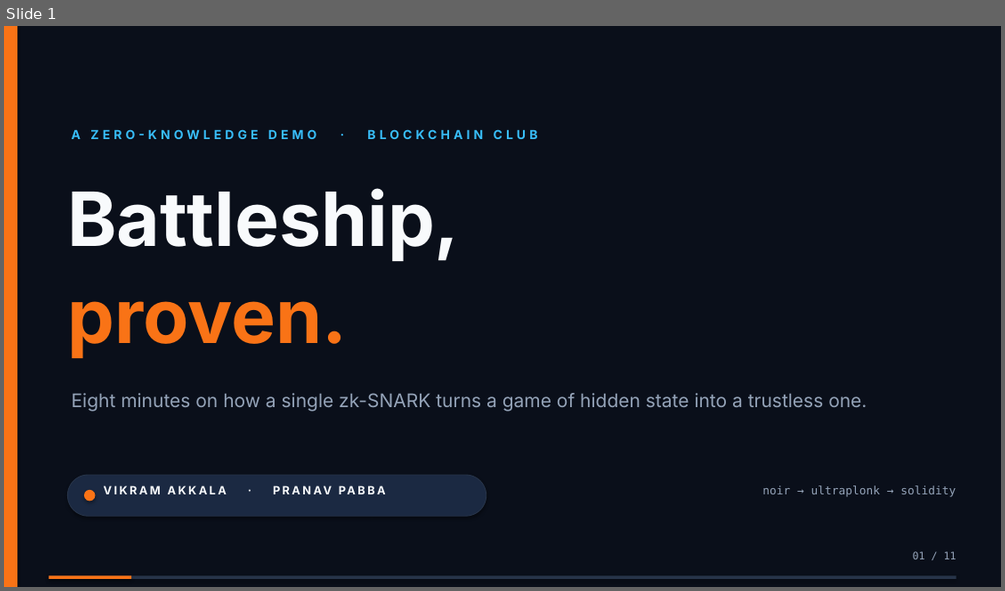
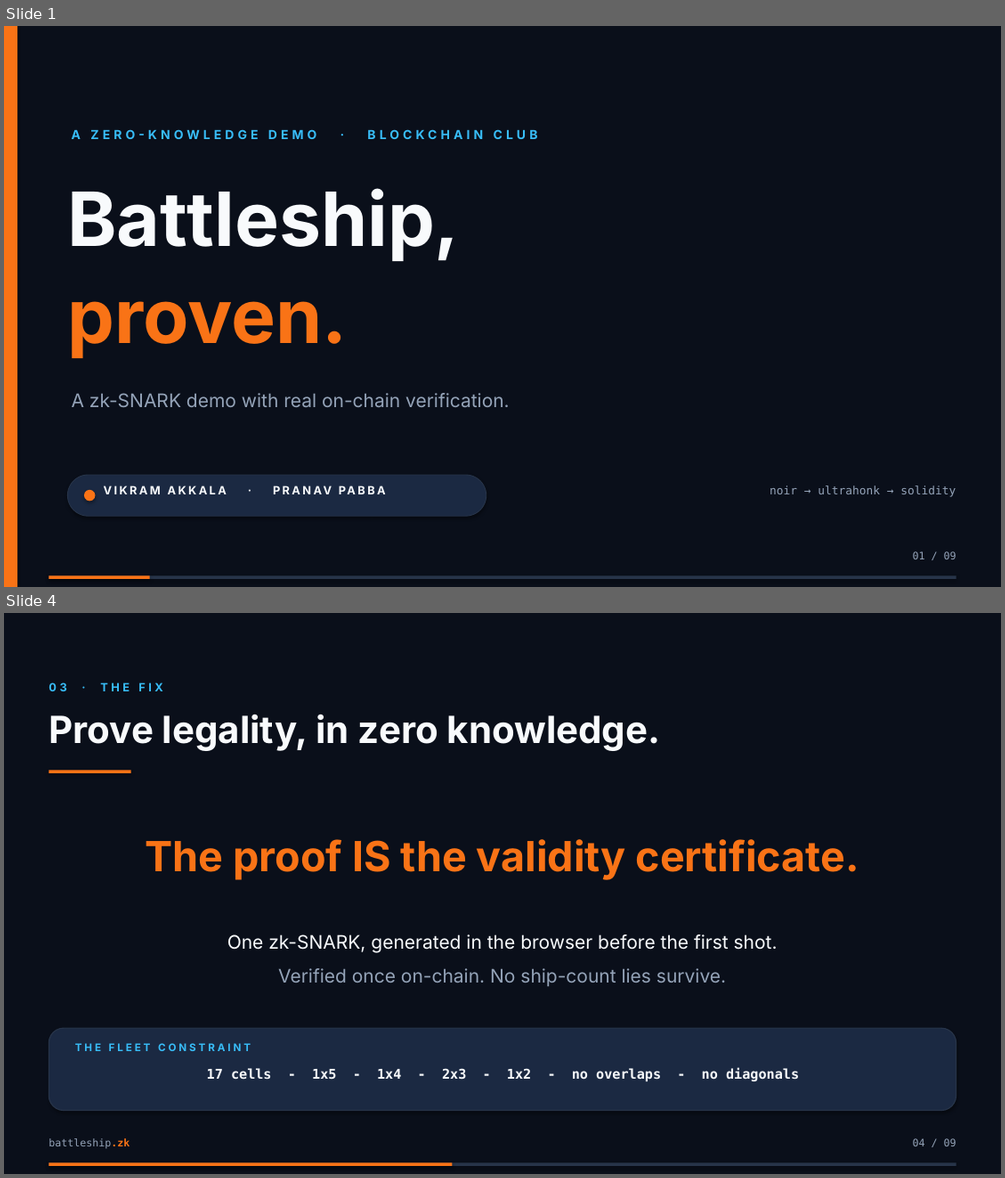
Before and after one commit to ppabba101/solidity-battleship, a slide deck: presentation/battleship-zk-demo.pptx. Shown one above the other, each under a label of ours: slide 1 before the commit, slides 1 and 4 after it; the slides between them are not shown. The pictures are 1005x591 and 1005x1178 pixels, drawn with LibreOffice and Linux fonts; fonts in the diff are those of the drawing. Boxes give left, top, right and bottom in pixels: in the first picture for what was removed or moved away, otherwise in the second. Text is boxed around its words. In the diff, an @@ line names an element or a change of style, - is before the commit and + after.

```diff
--- a/presentation/battleship-zk-demo.pptx
+++ b/presentation/battleship-zk-demo.pptx
@@ slide 4 added at [4, 613, 1001, 1174], background #FFFFFF @@
@@ rectangle added at [4, 613, 1001, 1174], fill #0A0F1A @@
@@ text added at [48, 682, 163, 691], 11 pt, text #38BDF8, bold @@
+03 · THE FIX
@@ text added at [48, 714, 661, 751], 36 pt, text #F8FAFC, bold @@
+Prove legality, in zero knowledge.
@@ rectangle added at [48, 770, 131, 773], fill #F97316 @@
@@ text added at [145, 839, 859, 880], 40 pt, text #F97316, bold @@
+The proof IS the validity certificate.
@@ text added at [227, 934, 777, 953], 18 pt, text #F8FAFC @@
+One zk-SNARK, generated in the browser before the first shot.
@@ text added at [278, 968, 726, 987], 18 pt, text #94A3B8 @@
+Verified once on-chain. No ship-count lies survive.
@@ rounded rectangle added at [48, 1028, 956, 1111], fill #1B2942, outline #273449 1 pt @@
@@ text added at [75, 1043, 251, 1051], 10 pt, text #38BDF8, bold @@
+THE FLEET CONSTRAINT
@@ text added at [207, 1067, 799, 1081], 13 pt, text #F8FAFC, bold @@
+17 cells - 1x5 - 1x4 - 2x3 - 1x2 - no overlaps - no diagonals
@@ text added at [48, 1138, 129, 1149], 10 pt, text #94A3B8 @@
+battleship.zk
@@ text added at [913, 1138, 956, 1146], 10 pt, text #94A3B8 @@
+04 / 09
@@ rectangle added at [48, 1163, 956, 1166], fill #273449 @@
@@ rectangle added at [48, 1163, 452, 1166], fill #F97316 @@
@@ slide 1 changed as well @@
@@ text at [72, 393, 510, 407]: text changed @@
-Eight minutes on how a single zk-SNARK turns a game of hidden state into a trustless one.
+A zk-SNARK demo with real on-chain verification.
@@ text at [769, 485, 955, 497]: text changed @@
-noir → ultraplonk → solidity
+noir → ultrahonk → solidity
@@ text at [913, 551, 956, 559]: text changed @@
-01 / 11
+01 / 09
@@ rectangle: place and size @@
-rectangle at [48, 576, 131, 579]
+rectangle at [48, 576, 150, 579]
```
Also in this commit, not shown: 5 other slides changed, 2 other slides added, 5 slides removed, 11 other files.
